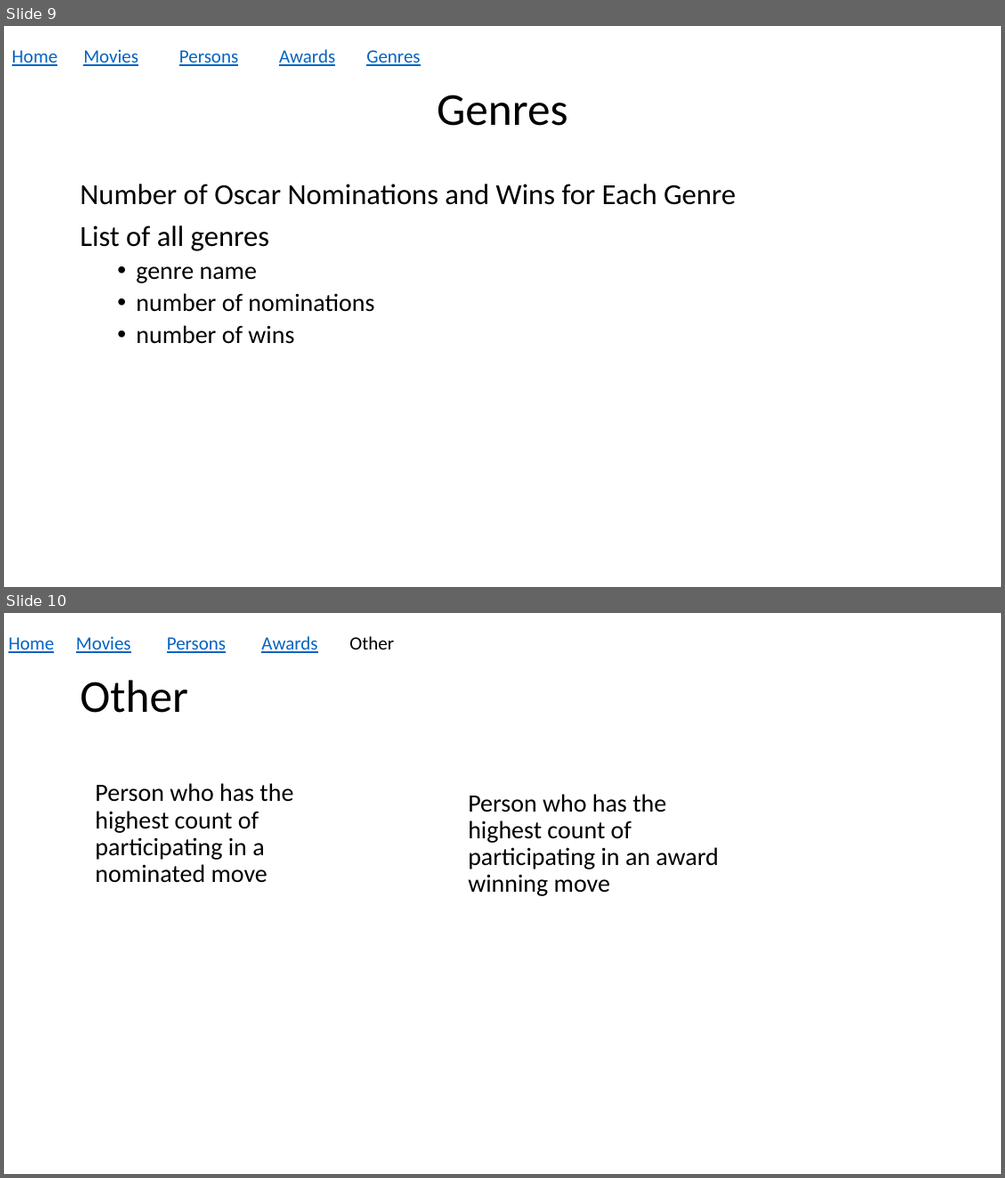
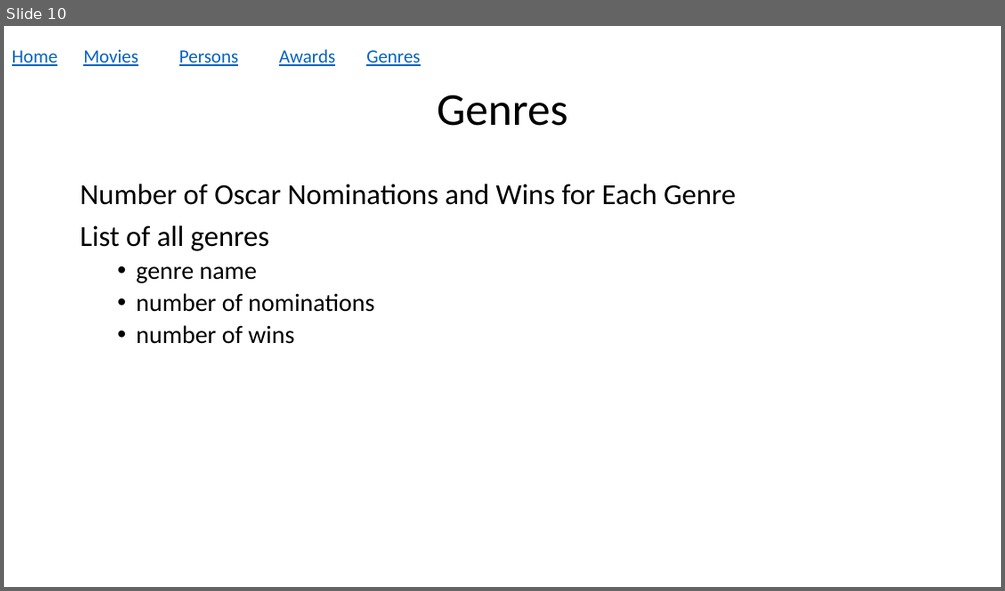
Before and after one commit to Joebahou/AcademyAwardsDB, a slide deck: Academy Award DB web skach.pptx. Shown one above the other, each under a label of ours: slides 9 and 10 before the commit, slide 10 after it. The pictures are 1005x1178 and 1005x591 pixels, drawn with LibreOffice and Linux fonts; fonts in the diff are those of the drawing. Boxes give left, top, right and bottom in pixels: in the first picture for what was removed or moved away, otherwise in the second. Text is boxed around its words. In the diff, an @@ line names an element or a change of style, - is before the commit and + after.

```diff
--- a/Academy Award DB web skach.pptx
+++ b/Academy Award DB web skach.pptx
@@ slide 10 removed at [4,613,1001,1174], background #FFFFFF @@
@@ group removed at [8,636,394,653]: 5 texts @@
-Home
-Movies
-Persons
-Awards
-Other
@@ title removed at [80,680,187,713] @@
-Other
@@ text removed at [95,783,293,883] @@
-  Person who has the highest count of participating in a nominated move
@@ text removed at [468,794,718,896] @@
-  Person who has the highest count of participating in an award winning move
@@ what was slide 9 is now slide 10 @@
```
Also in this commit, not shown: 1 slide added.
